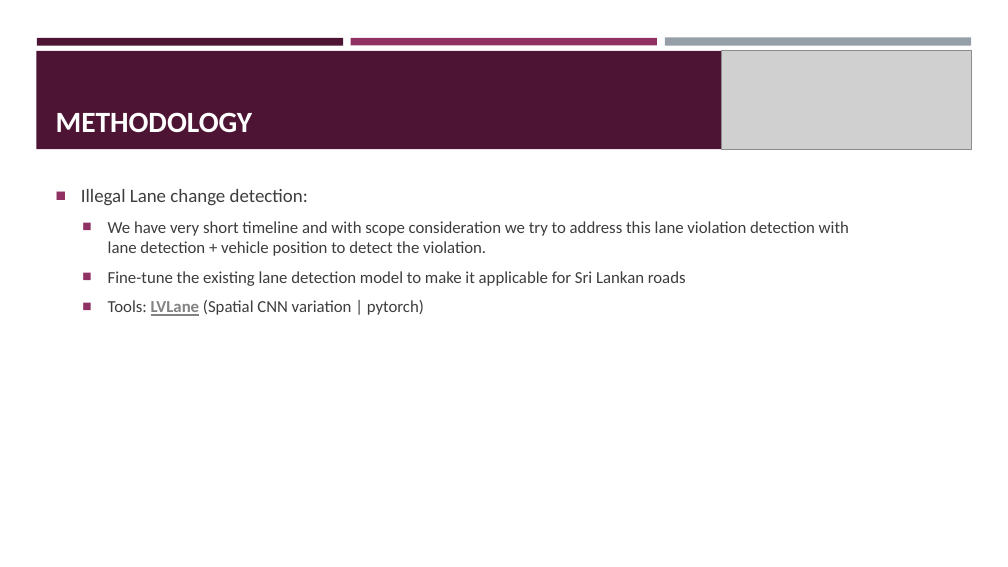
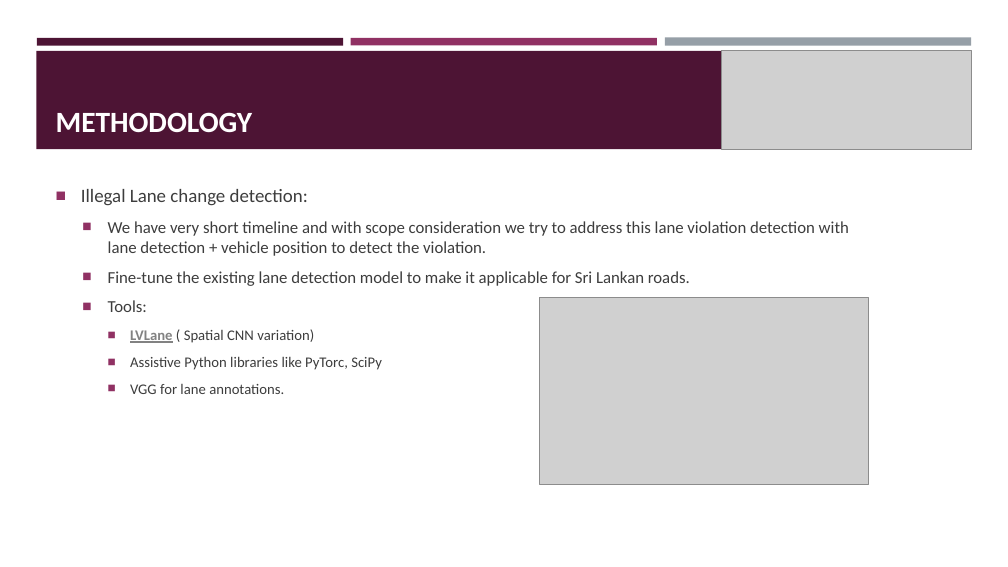
Before and after one commit to prageethmadhu/LVLane, a slide deck: slide 6 of DEMO/progress_report.pptx. Drawn at 1008x567 pixels with LibreOffice and Linux fonts; fonts in the diff are those of the drawing; grey boxes stand for pictures. Boxes give left, top, right and bottom in pixels: in the first picture for what was removed or moved away, otherwise in the second. Text is boxed around its words. In the diff, an @@ line names an element or a change of style, - is before the commit and + after.

```diff
--- a/DEMO/progress_report.pptx
+++ b/DEMO/progress_report.pptx
@@ text at bbox=[108, 271, 690, 394]: text changed; size 16 to 14 pt @@
-  ■ Fine-tune the existing lane detection model to make it applicable for Sri Lankan roads
-  ■ Tools: LVLane (Spatial CNN variation | pytorch)
+  ■ Fine-tune the existing lane detection model to make it applicable for Sri Lankan roads.
+  ■ Tools:
+    ■ LVLane ( Spatial CNN variation)
+    ■ Assistive Python libraries like PyTorc, SciPy
+    ■ VGG for lane annotations.
@@ picture added at bbox=[540, 298, 869, 485] @@
```
Also in this commit, not shown: 5 other slides changed.
